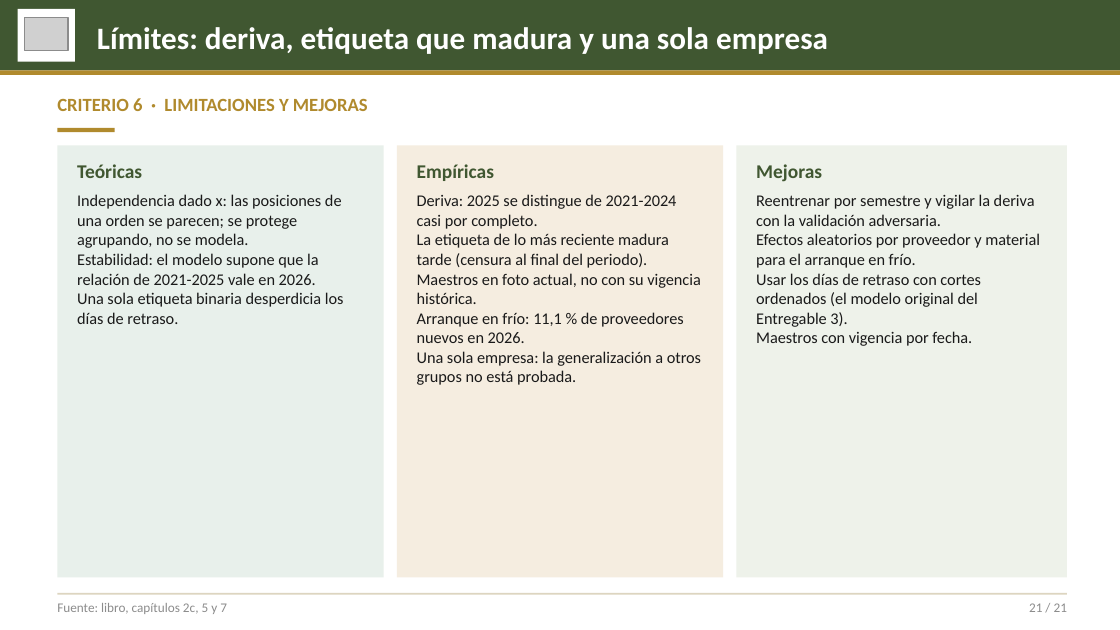
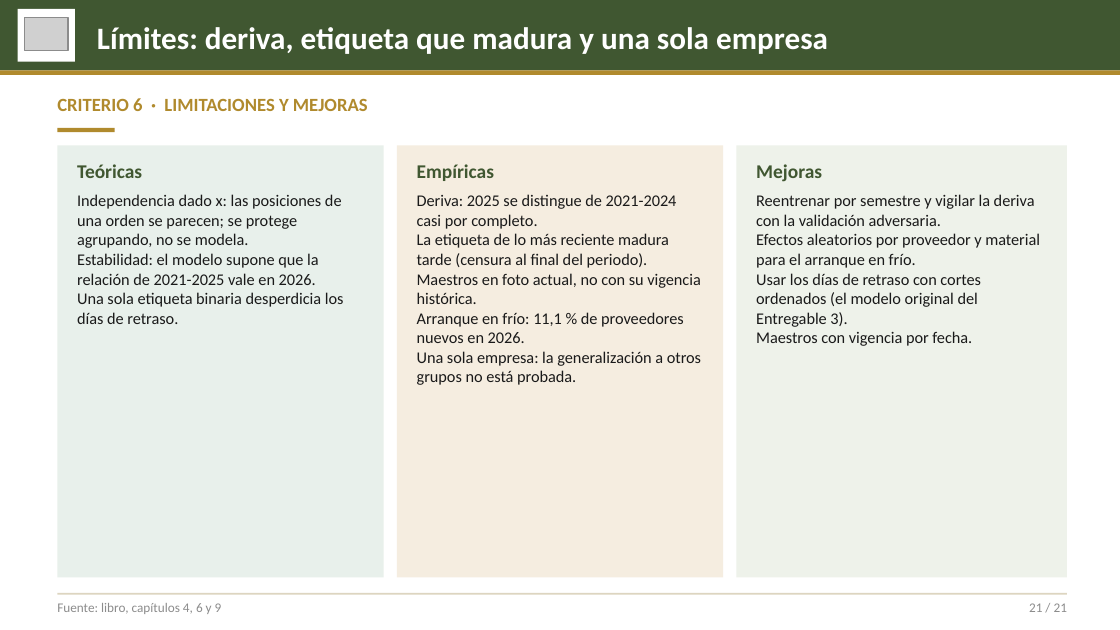
Before and after one commit to ddcarbono/otif-compras-ml, a slide deck: slide 21 of presentacion/sustentacion_otif.pptx. Drawn at 1120x630 pixels with LibreOffice and Linux fonts; fonts in the diff are those of the drawing; grey boxes stand for pictures. Boxes give left, top, right and bottom in pixels: in the first picture for what was removed or moved away, otherwise in the second. Text is boxed around its words. In the diff, an @@ line names an element or a change of style, - is before the commit and + after.

Commit message:
Por qué XGBoost y no la logística con N y M (criticas.csv), capítulo 10 con siete conjuntos públicos, lámina 19 nueva

```diff
--- a/presentacion/sustentacion_otif.pptx
+++ b/presentacion/sustentacion_otif.pptx
@@ text at (x1=57, y1=603, x2=222, y2=614): text changed @@
-Fuente: libro, capítulos 2c, 5 y 7
+Fuente: libro, capítulos 4, 6 y 9
```
Also in this commit, not shown: 14 other slides changed, 1 slide added, 1 slide removed, 30 other files.
